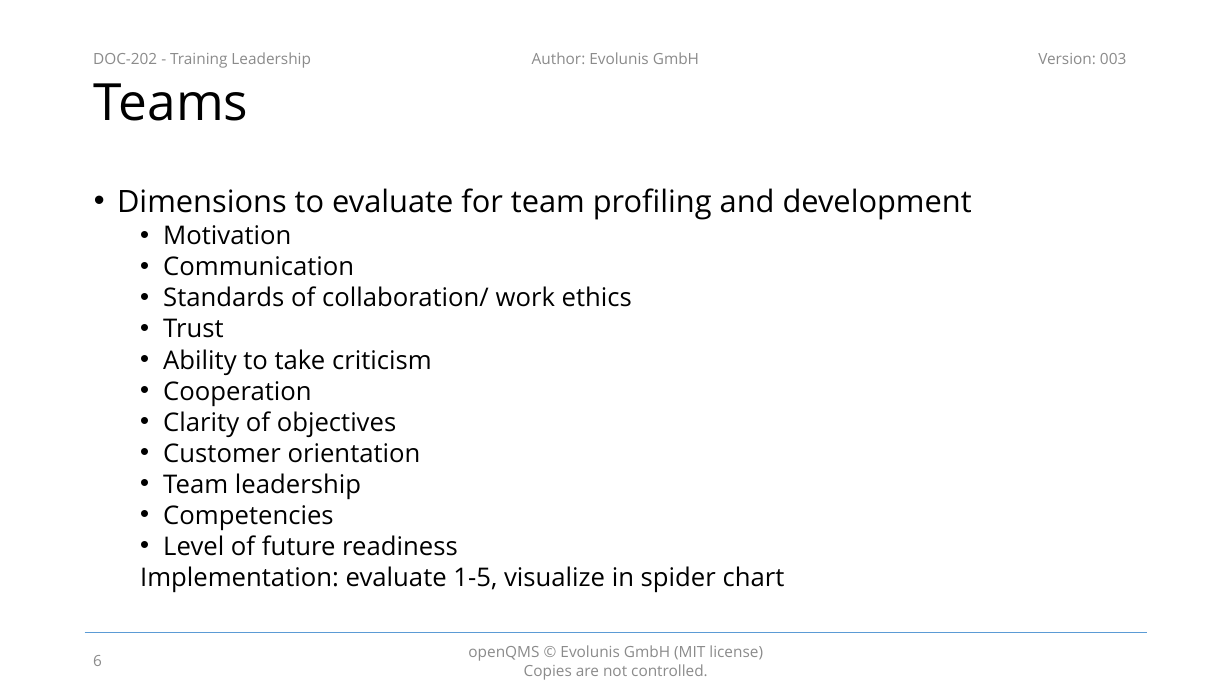
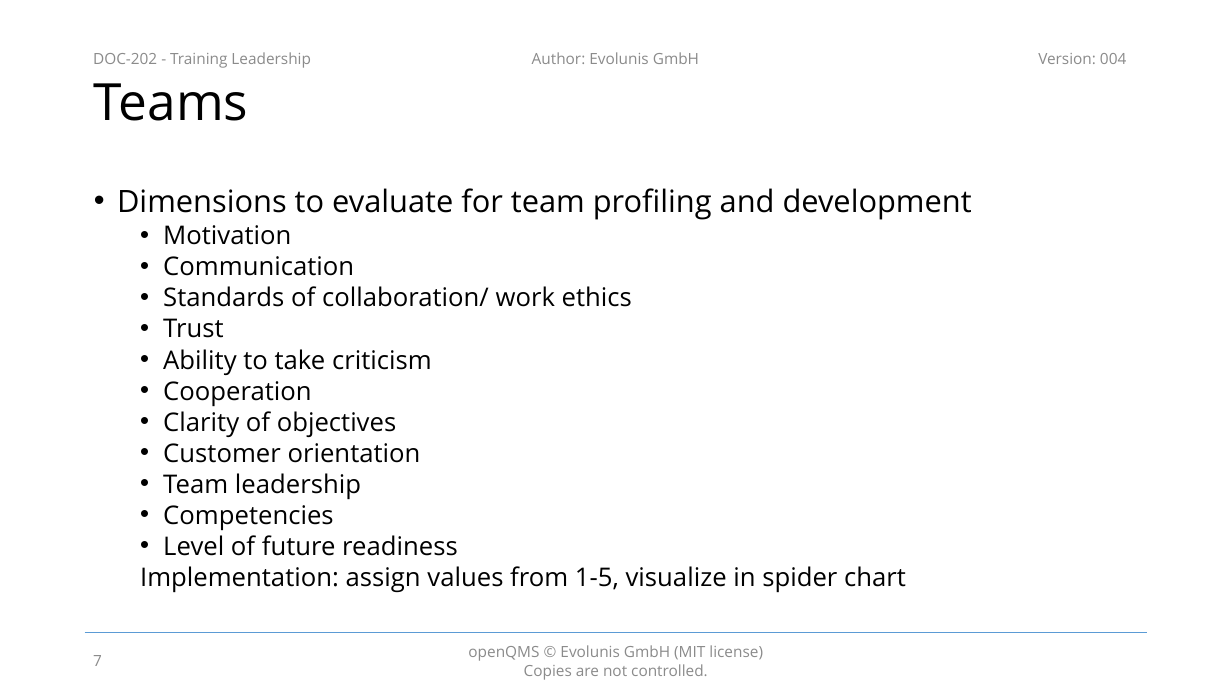
Before and after one commit to evolunis/openQMS, a slide deck: slide 7 of 2. Design and Development/DOC-202 - Training Leadership.pptx (slide 6 before the commit). Drawn at 1232x693 pixels with LibreOffice and Linux fonts; fonts in the diff are those of the drawing; background and template pictures are left out. Boxes give left, top, right and bottom in pixels: in the first picture for what was removed or moved away, otherwise in the second. Text is boxed around its words. In the diff, an @@ line names an element or a change of style, - is before the commit and + after.

```diff
--- a/2. Design and Development/DOC-202 - Training Leadership.pptx
+++ b/2. Design and Development/DOC-202 - Training Leadership.pptx
@@ text at (1038, 53, 1126, 64): text changed @@
-Version: 003
+Version: 004
@@ text at (140, 566, 906, 593): text changed @@
-  Implementation: evaluate 1-5, visualize in spider chart
+  Implementation: assign values from 1-5, visualize in spider chart
@@ page number at (93, 655, 102, 666): text changed @@
-6
+7
```
Also in this commit, not shown: 24 other slides changed, 3 slides added.
